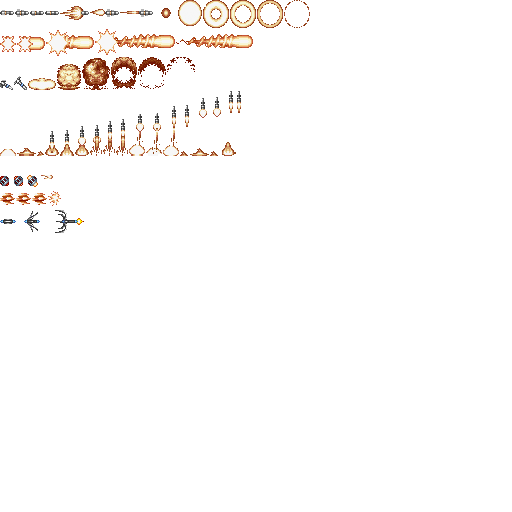
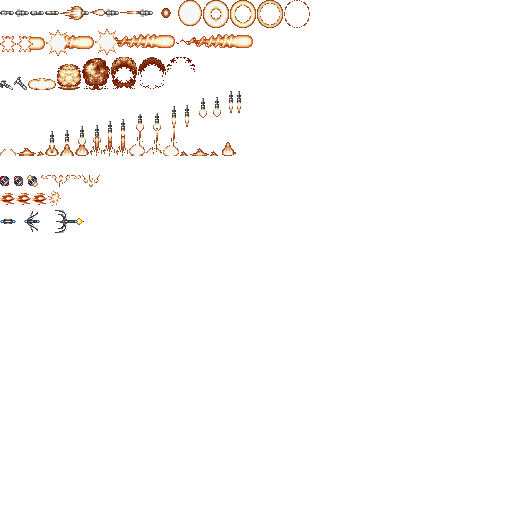
Layered file, before and after one edit (512 × 512). Changes by layer:
added layer "Layer 26 copy 2" in group "Falcon" over [82, 175, 88, 183]
added layer "Layer 26 copy" in group "Falcon" over [64, 175, 70, 183]
added layer "Layer 26 copy 3" in group "Falcon" over [94, 175, 100, 183]
added layer "Layer 26" in group "Falcon" over [52, 175, 58, 183]
added layer "Layer 25 copy" in group "Falcon" over [71, 175, 81, 179]
renamed "Layer 23" to "Layer 25", painted on it over [41, 175, 53, 179]
added layer "Layer 24 copy" in group "Falcon" over [89, 175, 93, 187]
added layer "Layer 24" in group "Falcon" over [59, 175, 63, 187]
